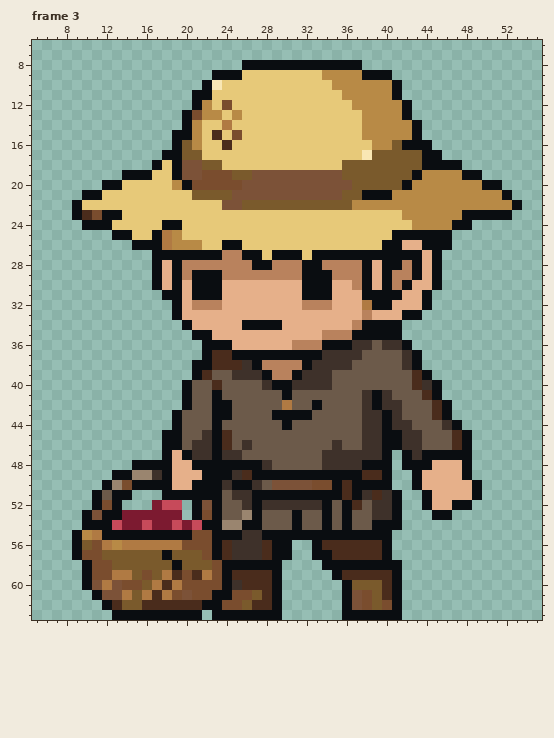
One commit to this pixel-art file: ArtSource/LocalEnemies/BasketVillager_Idle.aseprite. Above, as it was before the edit.
64x64 pixels, 9 frames. Shown: frame 3: x 5..55, y 6..63. The commit also changed other frames, which this record leaves out.
The same view after the edit:
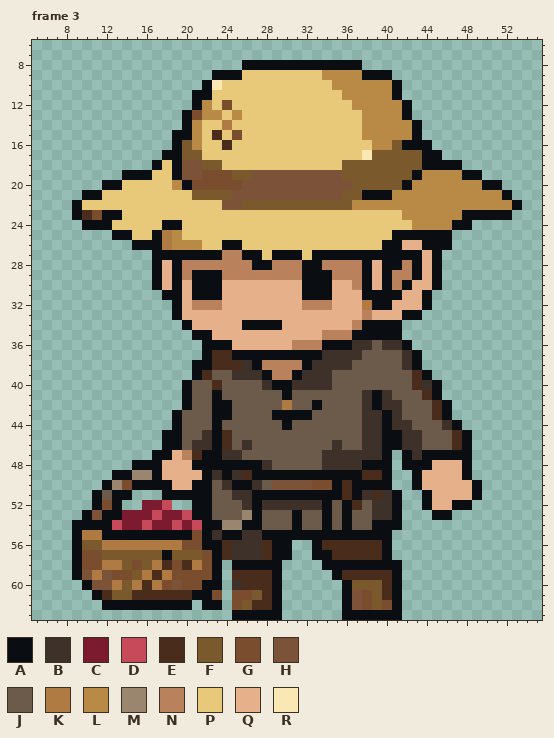
Palette (. is transparent): A #0a0d11  B #3e312a  C #7c1a30  D #c74a5a  E #4a2c1c  F #7a5a2c  G #7a4d2e  H #7c5238  J #6c5a4a  K #b07a43  L #b88a46  M #9a856f  N #b9825d  P #e7c979  Q #e6b08a  R #f9e7b4
What changed:
--- frame 3
@@ x 7..26 @@
 46 ...........AAJBBAEJB
-47 ...........AQABBABBJ
-48 ........AAAAQQAAAAAA
-49 ......AAMMBAQQQAAABE
-50 .....AMGAAAAQQAAABAA
-51 ....AJAA...AAAAAAJBB
-52 ....AGA...CDD.AHAJJB
-53 ...AHAACCCCCC.AGAJJM
-54 ...AAADCCDCCDCDAAMMA
-55 ..ALKAAAAAAAAAGGAAAB
-56 ..AFGKLKKKKKKGGGAEBB
+47 ..........AAQNEAABBJ
+48 ........AAAQQQAAAAAA
+49 ......AAMMAQQQQABABE
+50 .....AMGAAAAQQAAJBAA
+51 ....AJAA...AAAAAJJBB
+52 ....AGA..CCD..AAJJJB
+53 ...AHAACCCDCCDAAJJJM
+54 ..AAAADCCDCCDCDAAMMA
+55 ..AKKAAAAAAAAAGABAAB
+56 ..AFFKKKKKKKKGGAAEBB
 57 ..AGGFFFFFFAFFFGAEBB
-58 ...AGGFFFFFFAFFFGAAA
-59 ...AGGKKFGFKEGEKGAEE
-60 ...AHKHGGFKEKGGGGABE
-61 ....AHHKFKEKGHGGAAGG
-62 .....AEFFEEEEEEAAGGF
-63 ......AAAAAAAAA.AAAA
+58 ..AGGKKFGFKEGEKGA.AA
+59 ..AHKHGGFKEKGGGGA.EE
+60 ...AHHKFKEKGHGGAA.BE
+61 ....AEFFEEEEEEAAG.GG
+62 .....AAAAAAAAA.AA.GF
+63 ..................AA
Changed places in both pictures, as pixel boxes (x1, y1, x2, y2):
changed: (72, 450, 232, 620)
